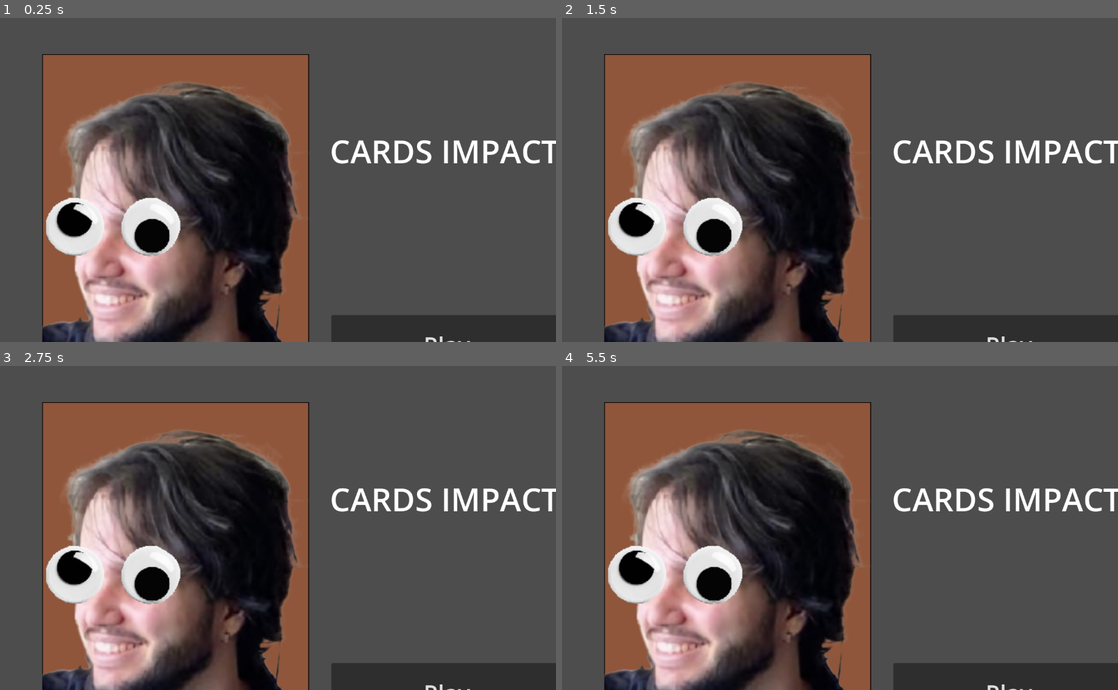
Above: before the commit, frames 1-4 (two rows, left to right).
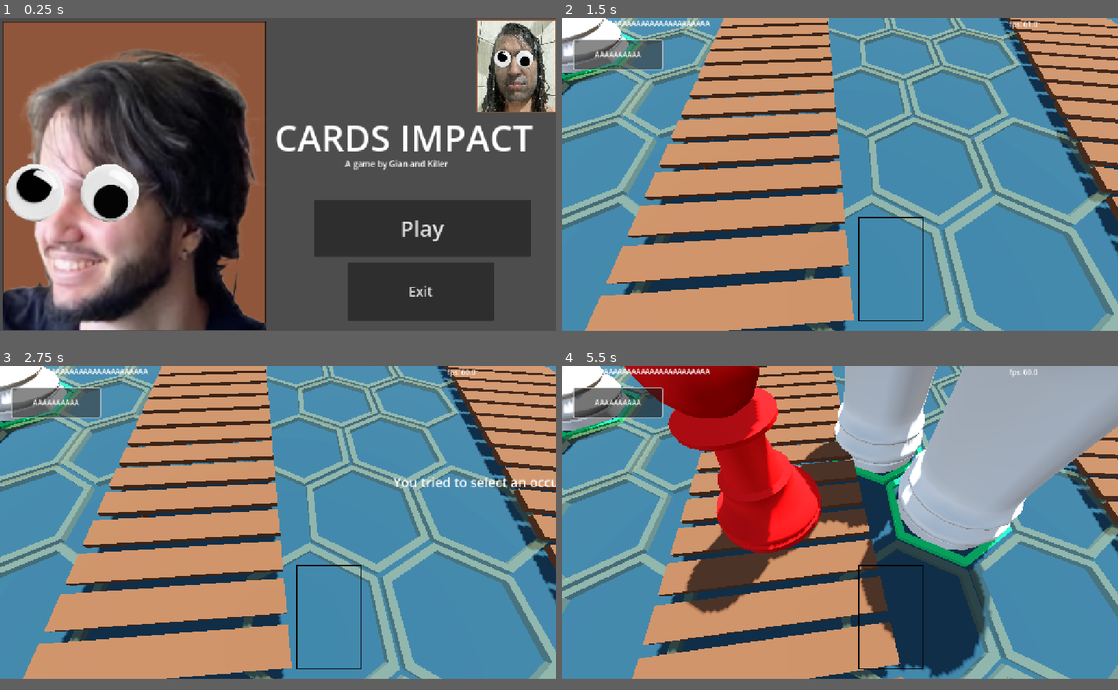
Above: after the commit, the same moments.

Repository: GianOM/Cards_Impact
Game: Godot game, scene res://Scenes/main_menu.tscn
Two runs of this game, one before a commit and one after it. Both use one fixed random seed, a clock stepped at 60 frames per second and the inputs below.
Inputs (mouse positions are in pixels of both pictures, inside the frame that each line leads up to):
- Up to frame 1 (0.25 s): no input
- Up to frame 2 (1.5 s): click (984, 235) at 0.5 s, where only the run after the commit has a clickable "Play"; click (617, 56) at 1.25 s, where only the run after the commit has a clickable "AAAAAAAAAA"
- Up to frame 3 (2.75 s): click (55, 404) at 2 s, where only the run after the commit has a clickable "AAAAAAAAAA"
- Up to frame 4 (5.5 s): click (617, 404) at 2.75 s, where only the run after the commit has a clickable "AAAAAAAAAA"; move the mouse to (962, 511) at 3.52 s; tap A (A_Key) at 3.6 s; click (962, 511) at 3.67 s; drag from (728, 544) to (812, 592) at 4.27 s; move the mouse to (895, 456) at 5.02 s; tap E (E_Key) at 5.1 s; click (895, 456) at 5.17 s
In our replay, the window is 800x466 before the commit and 800x450 after it. These sizes can differ from the game's own. Grey fills any space a smaller window leaves; there, only what the larger window draws over its background counts as a difference.

The runs differ from the first frame. In frame 1, 63% of the frame differs, in the area x 0-100%, y 0-100%; in frame 2, 98%; in frame 3, 98%; in frame 4, 97%.

Commit message:
Fixing The Freaking Main Menu

Diff:
--- a/Main_Gamev0.02/Scenes/main_menu.tscn
+++ b/Main_Gamev0.02/Scenes/main_menu.tscn
@@ -7,40 +7,79 @@
 [node name="MainMenu" type="Node2D"]
 script = ExtResource("1_1ehe0")
 
-[node name="Sprite2D" type="Sprite2D" parent="."]
-position = Vector2(379, 414)
-scale = Vector2(1.69412, 1.68)
-texture = ExtResource("1_48xlc")
+[node name="CanvasLayer" type="CanvasLayer" parent="."]
+follow_viewport_enabled = true
 
-[node name="Sprite2D2" type="Sprite2D" parent="."]
-position = Vector2(1559.25, 409.5)
-scale = Vector2(1.71029, 1.7075)
+[node name="Sprite2D2" type="Sprite2D" parent="CanvasLayer"]
+position = Vector2(1188, 109)
+scale = Vector2(0.536029, 0.535154)
 texture = ExtResource("2_1ehe0")
 
-[node name="Title" type="Label" parent="."]
-offset_left = 653.0
-offset_top = 240.0
-offset_right = 1268.0
-offset_bottom = 510.0
+[node name="Title" type="Label" parent="CanvasLayer"]
+anchors_preset = -1
+anchor_left = 0.454
+anchor_top = 0.303
+anchor_right = 1.0
+anchor_bottom = 0.746
+offset_left = 60.8799
+offset_top = 26.84
+offset_right = -55.0
+offset_bottom = -26.1201
+scale = Vector2(1.2, 1.2)
+pivot_offset = Vector2(307.5, 135)
 theme_override_font_sizes/font_size = 69
 text = "CARDS IMPACT"
 horizontal_alignment = 1
 
-[node name="Play" type="Button" parent="."]
-offset_left = 715.0
-offset_top = 642.0
-offset_right = 1214.0
-offset_bottom = 772.0
+[node name="Subtitle" type="Label" parent="CanvasLayer/Title"]
+layout_mode = 1
+anchors_preset = -1
+anchor_left = 0.475
+anchor_top = 0.365
+anchor_right = 0.475
+anchor_bottom = 0.365
+offset_left = -100.125
+offset_top = -11.55
+offset_right = 99.875
+offset_bottom = 11.45
+pivot_offset = Vector2(100, 11)
+text = "A game by Gian and Killer"
+horizontal_alignment = 1
+vertical_alignment = 1
+
+[node name="Play" type="Button" parent="CanvasLayer"]
+anchors_preset = -1
+anchor_left = 0.564
+anchor_top = 0.581
+anchor_right = 0.954
+anchor_bottom = 0.761
+offset_left = 0.0799561
+offset_top = -0.320007
+offset_right = -0.120117
+offset_bottom = 0.0799561
+grow_horizontal = 0
+grow_vertical = 2
 theme_override_font_sizes/font_size = 50
 text = "Play"
 
-[node name="Exit" type="Button" parent="."]
-offset_left = 800.0
-offset_top = 842.0
-offset_right = 1137.0
-offset_bottom = 977.0
+[node name="Exit" type="Button" parent="CanvasLayer"]
+anchors_preset = -1
+anchor_left = 0.625
+anchor_top = 0.779
+anchor_right = 0.888
+anchor_bottom = 0.967
+offset_top = 0.119995
+offset_right = 0.359863
+offset_bottom = -0.240051
 theme_override_font_sizes/font_size = 31
 text = "Exit"
 
-[connection signal="pressed" from="Play" to="." method="_on_play_pressed"]
-[connection signal="pressed" from="Exit" to="." method="_on_exit_pressed"]
+[node name="MarginContainer" type="MarginContainer" parent="."]
+
+[node name="Sprite2D" type="Sprite2D" parent="MarginContainer"]
+position = Vector2(308.5, 362)
+scale = Vector2(1.7853, 1.775)
+texture = ExtResource("1_48xlc")
+
+[connection signal="pressed" from="CanvasLayer/Play" to="." method="_on_play_pressed"]
+[connection signal="pressed" from="CanvasLayer/Exit" to="." method="_on_exit_pressed"]
--- a/Main_Gamev0.02/Scripts/Player_Raycast.gd
+++ b/Main_Gamev0.02/Scripts/Player_Raycast.gd
@@ -10,6 +10,7 @@
 
 
 var Ray_Hit: Object# Esta variavel precisa ser global para ser acessada por outros nodes
+#O seu tipo e "Object" pq nao sabemos ainda o que o Ray_Hit vai acertar
 
 #Variavel para o Killer fazer a carta sumir. Se for true, o mouse ta passando por uma
 #grid cell, se for false, nao esta
--- a/Main_Gamev0.02/project.godot
+++ b/Main_Gamev0.02/project.godot
@@ -22,9 +22,9 @@
 
 [display]
 
-window/size/viewport_width=1200
-window/size/viewport_height=700
-window/stretch/mode="viewport"
+window/size/viewport_width=1280
+window/size/viewport_height=720
+window/stretch/mode="canvas_items"
 window/vsync/vsync_mode=0
 
 [input]
